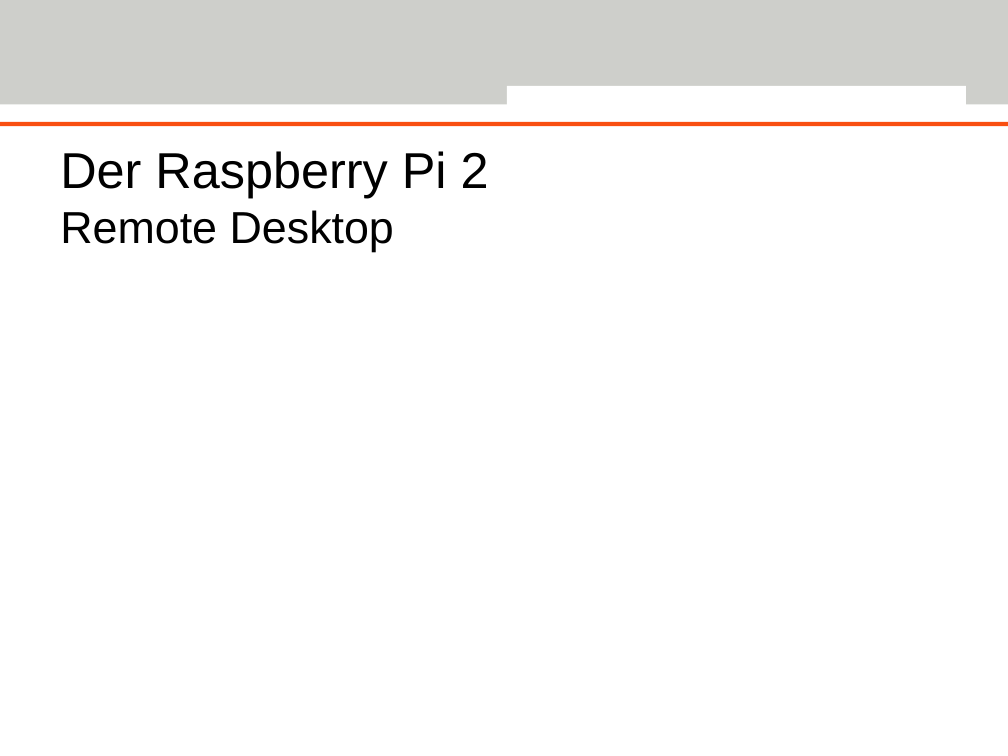
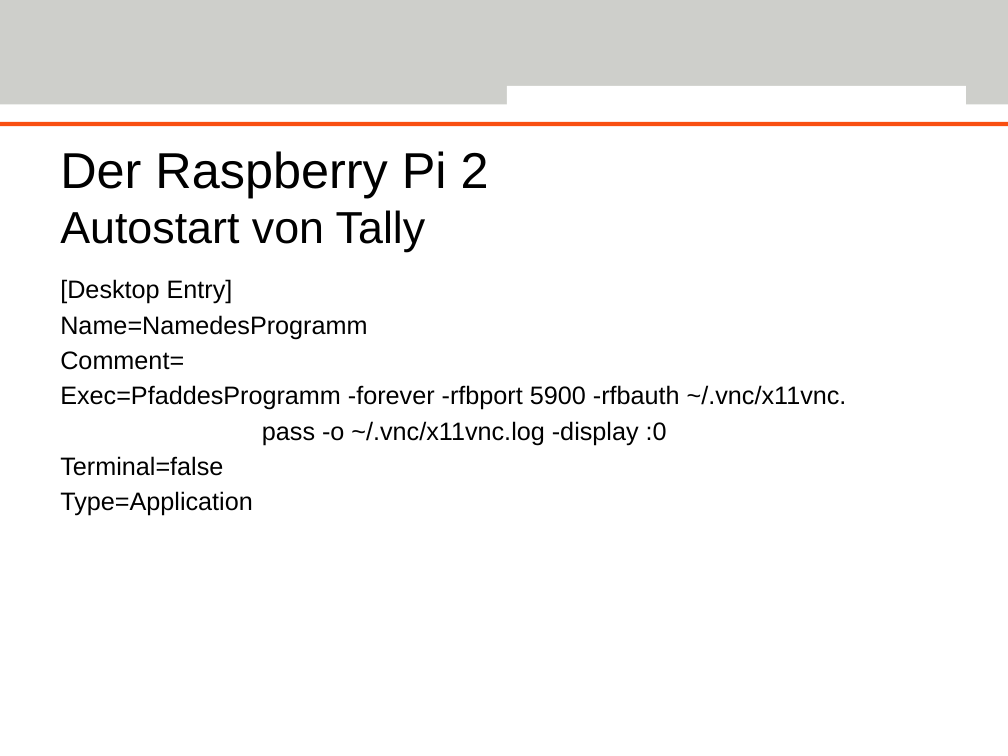
Before and after one commit to Deltachi/Tally_Teamproject, a slide deck: slide 13 of documents/presentation/TallyFinal.pptx (slide 5 before the commit). Drawn at 1008x756 pixels with LibreOffice and Linux fonts; fonts in the diff are those of the drawing; background and template pictures are left out. Boxes give left, top, right and bottom in pixels: in the first picture for what was removed or moved away, otherwise in the second. Text is boxed around its words. In the diff, an @@ line names an element or a change of style, - is before the commit and + after.

Commit message:
FinalTally Presentation fromteammeeting.

```diff
--- a/documents/presentation/TallyFinal.pptx
+++ b/documents/presentation/TallyFinal.pptx
@@ title at [60,151,489,252]: text changed; size 36 to 32 pt @@
-Der Raspberry Pi 2
-Remote Desktop
+Der Raspberry Pi 2
+Autostart von Tally
@@ text added at [60,279,847,516], 18 pt, text #000000 @@
+[Desktop Entry]
+Name=NamedesProgramm
+Comment=
+Exec=PfaddesProgramm -forever -rfbport 5900 -rfbauth ~/.vnc/x11vnc.
+pass -o ~/.vnc/x11vnc.log -display :0
+Terminal=false
+Type=Application
```
Also in this commit, not shown: 6 other slides changed, 3 slides added, 1 other file.
